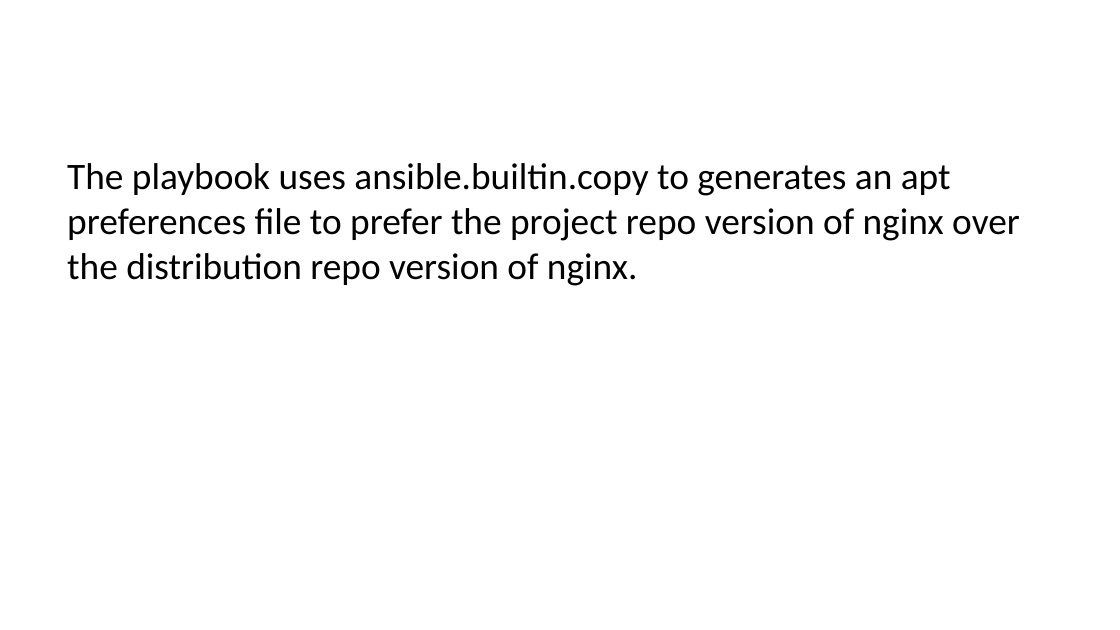
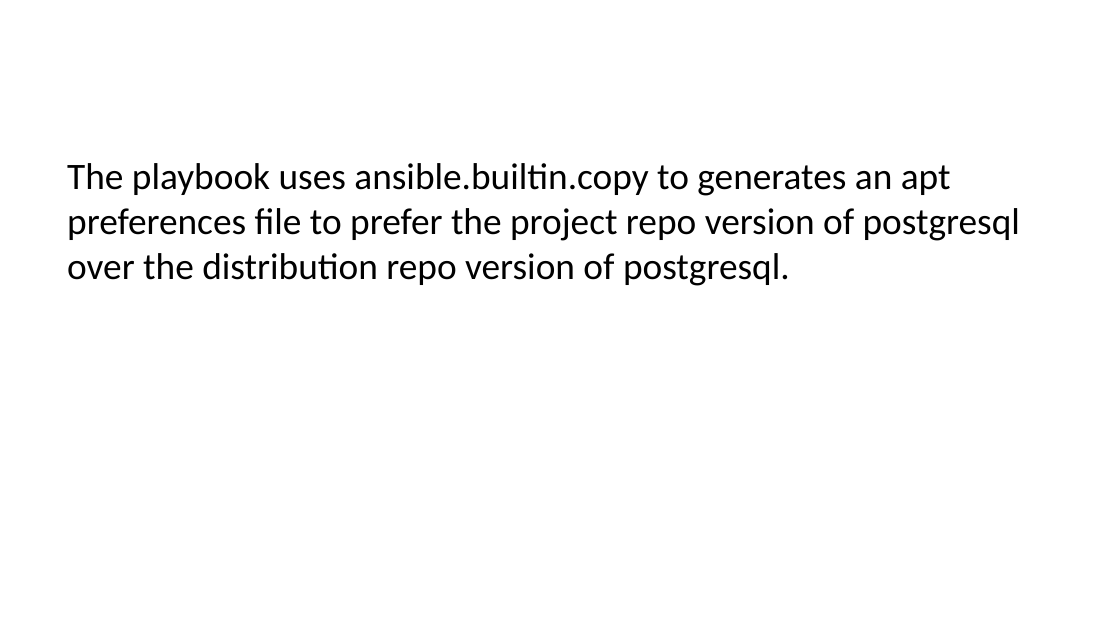
Before and after one commit to jjdavis5678/afti, a slide deck: slide 43 of slides.pptx. Drawn at 1120x630 pixels with LibreOffice and Linux fonts; fonts in the diff are those of the drawing. Boxes give left, top, right and bottom in pixels: in the first picture for what was removed or moved away, otherwise in the second. Text is boxed around its words. In the diff, an @@ line names an element or a change of style, - is before the commit and + after.

Commit message:
Add files via upload
More typo squishing

```diff
--- a/slides.pptx
+++ b/slides.pptx
@@ text at (x1=67, y1=163, x2=1020, y2=286): text changed @@
-The playbook uses ansible.builtin.copy to generates an apt preferences file to prefer the project repo version of nginx over the distribution repo version of nginx.
+The playbook uses ansible.builtin.copy to generates an apt preferences file to prefer the project repo version of postgresql over the distribution repo version of postgresql.
```
Also in this commit, not shown: 7 other slides changed.
